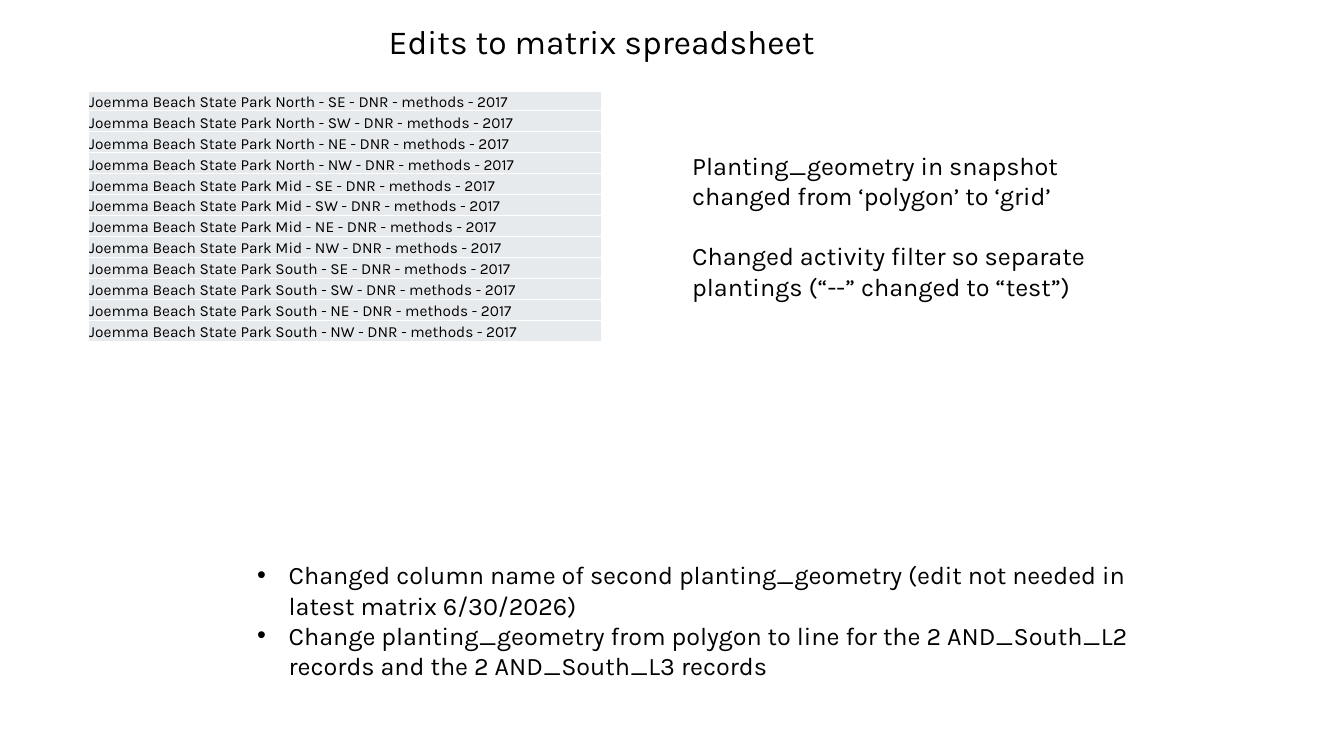
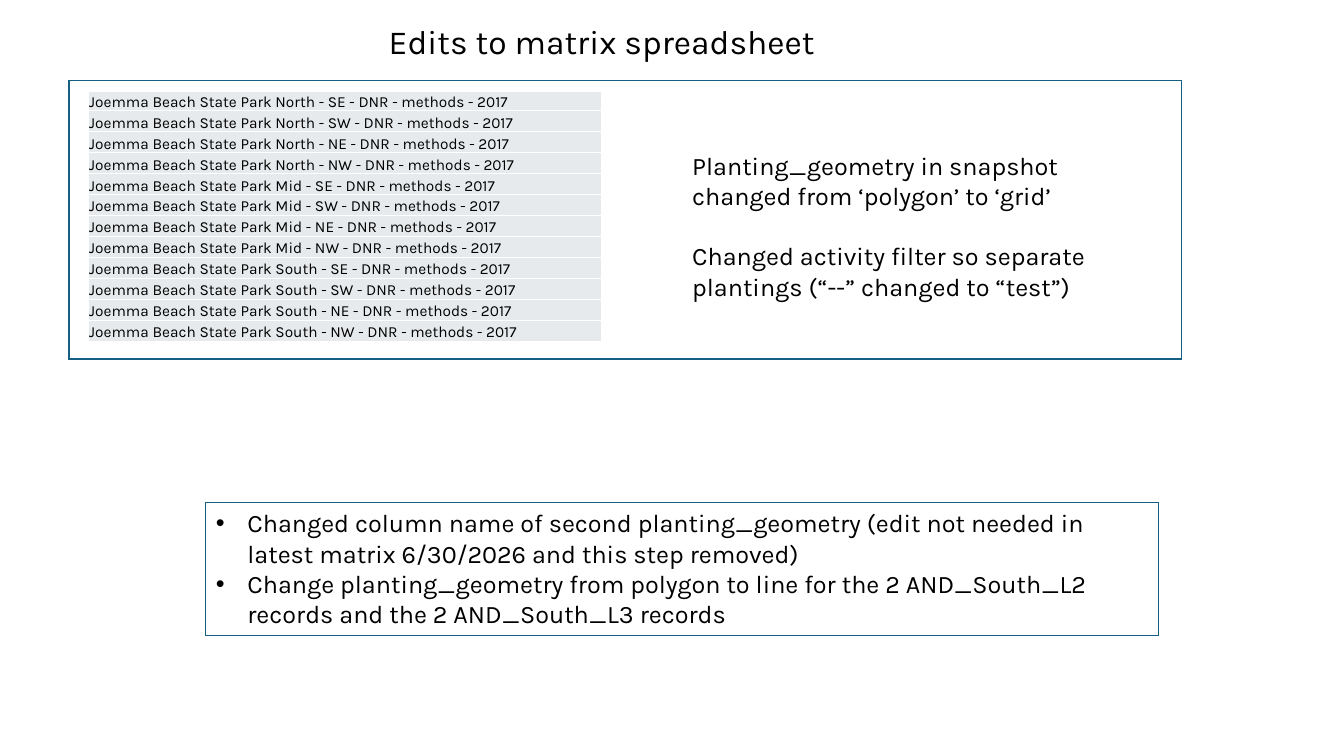
Before and after one commit to WA-Nearshore/seagrass-restoration-processing, a slide deck: slide 23 of docs/seagrass_restoration_storymap_notes.pptx. Drawn at 1344x756 pixels with LibreOffice and Linux fonts; fonts in the diff are those of the drawing. Boxes give left, top, right and bottom in pixels: in the first picture for what was removed or moved away, otherwise in the second. Text is boxed around its words. In the diff, an @@ line names an element or a change of style, - is before the commit and + after.

```diff
--- a/docs/seagrass_restoration_storymap_notes.pptx
+++ b/docs/seagrass_restoration_storymap_notes.pptx
@@ rectangle added at [69, 81, 1182, 359], outline #156082 1 pt @@
@@ rectangle "Changed column name of second ...": place and size @@
-rectangle "Changed column name of second ..." at [289, 566, 1127, 676]
+rectangle "Changed column name of second ..." at [206, 503, 1158, 635]
@@ rectangle "Changed column name of second ..." at [206, 503, 1158, 635]: outline none to #156082 0.75 pt @@
@@ text in rectangle at [247, 514, 1084, 569]: text changed @@
-• Changed column name of second planting_geometry (edit not needed in latest matrix 6/30/2026)
+• Changed column name of second planting_geometry (edit not needed in latest matrix 6/30/2026 and this step removed)
```
Also in this commit, not shown: 1 other slide changed, 5 other files.
